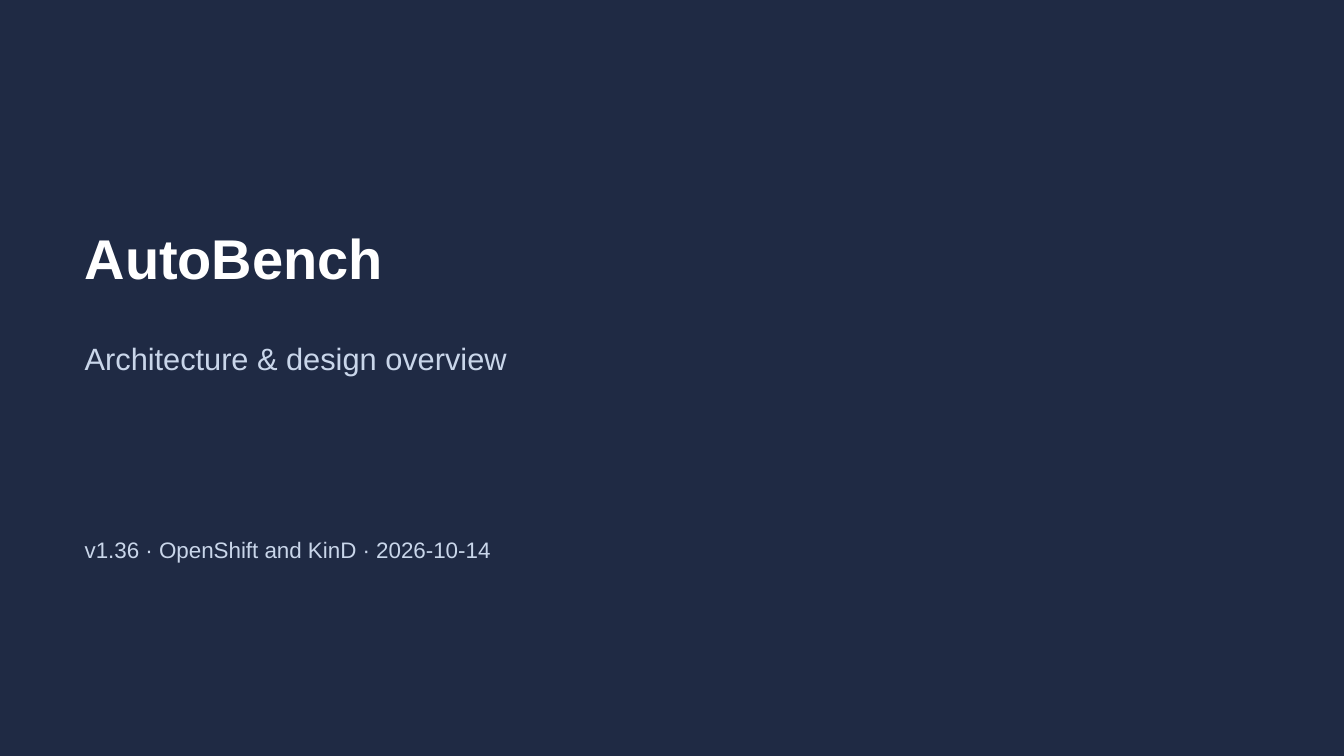
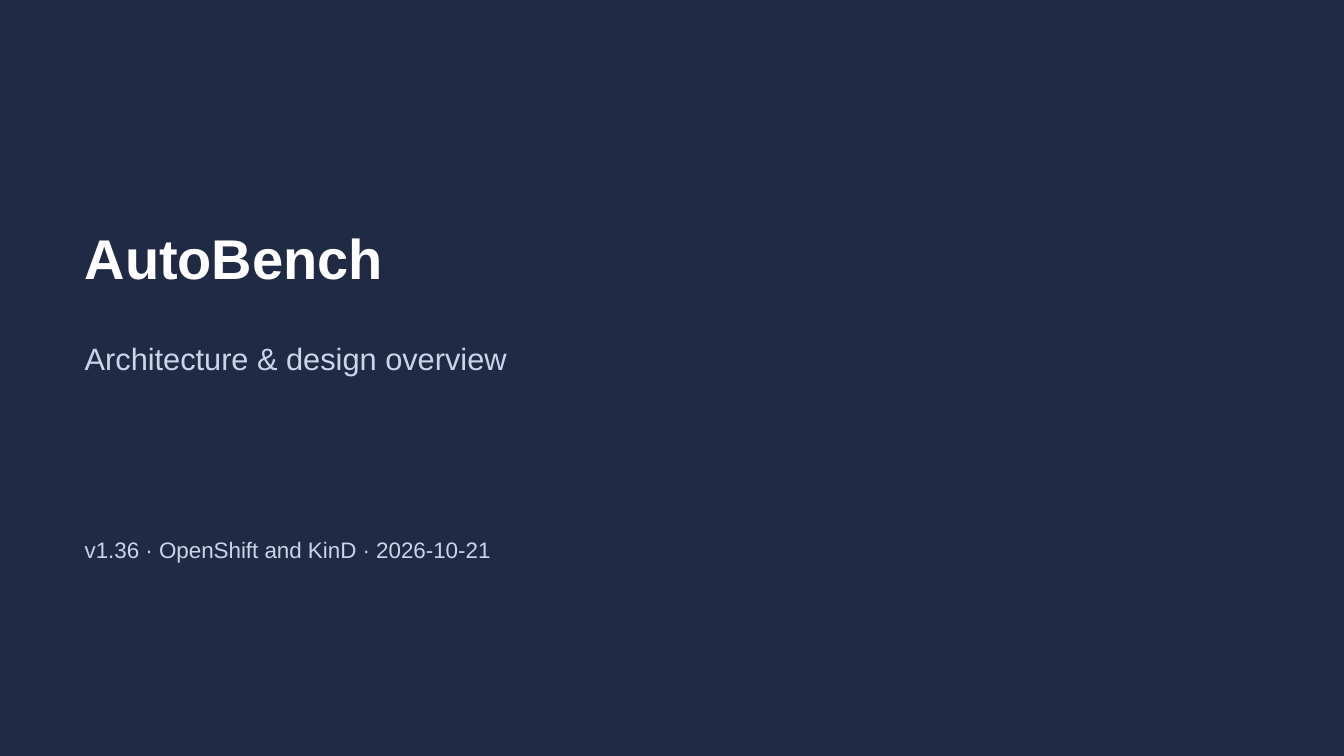
Before and after one commit to rossoctl/autobench, a slide deck: slide 1 of docs/AutoBench.pptx. Drawn at 1344x756 pixels with LibreOffice and Linux fonts; fonts in the diff are those of the drawing. Boxes give left, top, right and bottom in pixels: in the first picture for what was removed or moved away, otherwise in the second. Text is boxed around its words. In the diff, an @@ line names an element or a change of style, - is before the commit and + after.

```diff
--- a/docs/AutoBench.pptx
+++ b/docs/AutoBench.pptx
@@ text at <box>85,542,490,563</box>: text changed @@
-v1.36 · OpenShift and KinD · 2026-10-14
+v1.36 · OpenShift and KinD · 2026-10-21
```
Also in this commit, not shown: 1 other slide changed, 2 other files.
